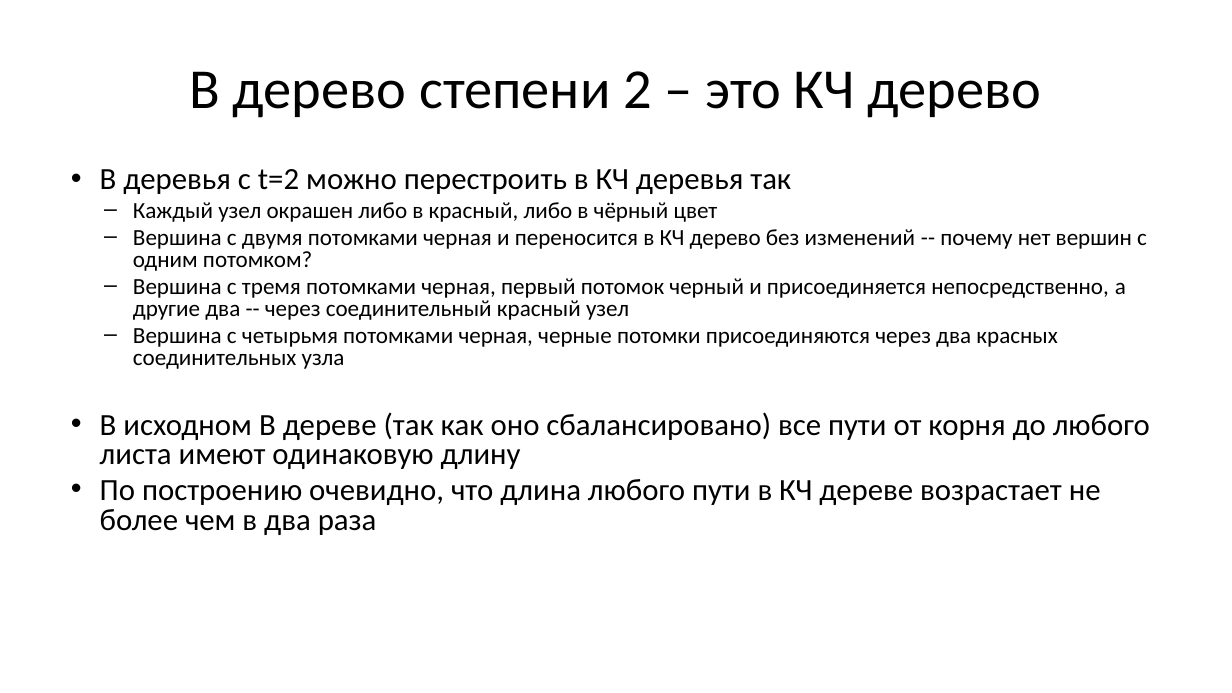
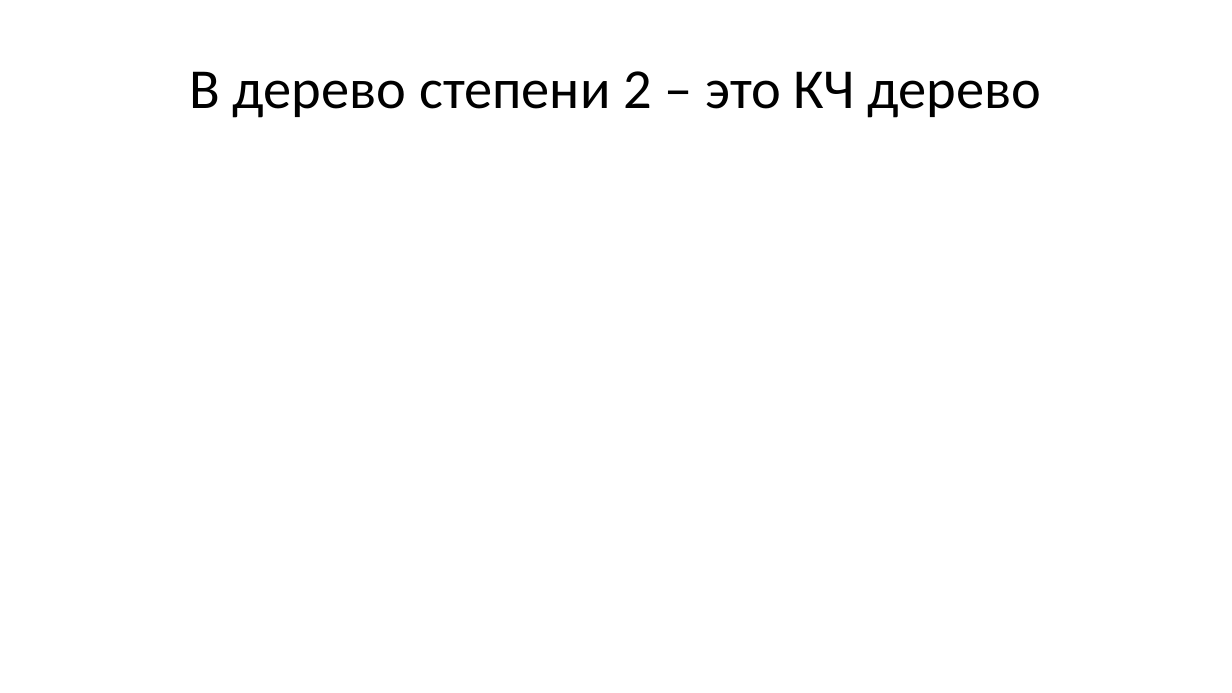
Before and after one commit to Evgueni-Petrov-aka-espetrov/Algorithms-and-Programming-in-C-pptx, a slide deck: slide 123 of 19 Б и КЧ деревья.pptx (slide 27 before the commit). Drawn at 1232x693 pixels with LibreOffice and Linux fonts; fonts in the diff are those of the drawing. Boxes give left, top, right and bottom in pixels: in the first picture for what was removed or moved away, otherwise in the second. Text is boxed around its words. In the diff, an @@ line names an element or a change of style, - is before the commit and + after.

```diff
--- a/19 Б и КЧ деревья.pptx
+++ b/19 Б и КЧ деревья.pptx
@@ text removed at [100,169,1150,535] @@
-• B деревья с t=2 можно перестроить в КЧ деревья так
-  – Каждый узел окрашен либо в красный, либо в чёрный цвет
-  – Вершина с двумя потомками черная и переносится в КЧ дерево без изменений -- почему нет вершин с одним потомком?
-  – Вершина с тремя потомками черная, первый потомок черный и присоединяется непосредственно, а другие два -- через соединительный красный узел
-  – Вершина с четырьмя потомками черная, черные потомки присоединяются через два красных соединительных узла
-• В исходном B дереве (так как оно сбалансировано) все пути от корня до любого листа имеют одинаковую длину
-• По построению очевидно, что длина любого пути в КЧ дереве возрастает не более чем в два раза
```
Also in this commit, not shown: 12 other slides changed, 105 slides added, 1 slide removed.
